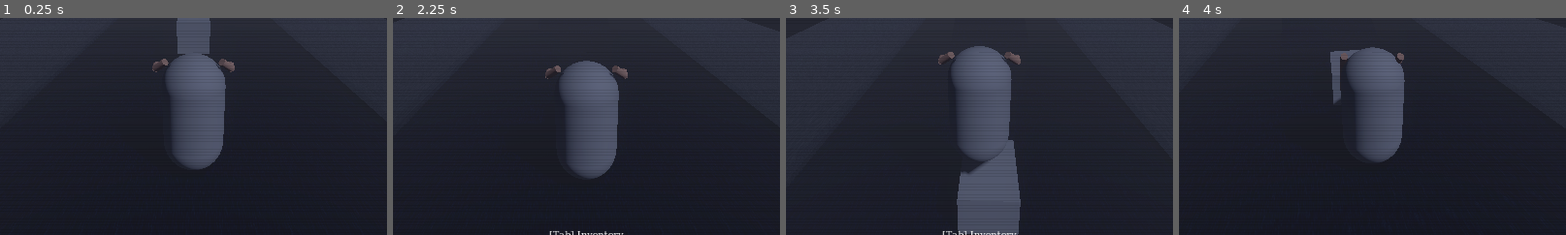
Above: before the commit, frames 1-4 (left to right).
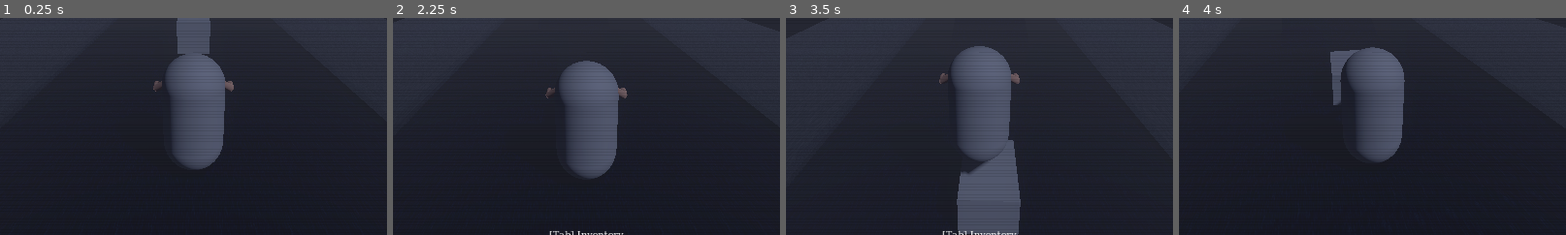
Above: after the commit, the same moments.

Repository: miles5g/paletero
Game: Godot game, scene res://world.tscn
Same seed, same stepped clock (60 frames per second), same inputs: the game is played once before the commit and once after it.
Inputs (mouse positions are % of the whole screen's width and height, from its top left):
- Up to frame 1 (0.25 s): no input
- Up to frame 2 (2.25 s): move the mouse to (55, 50) at 0.52 s; hold Ctrl (crouch) 0.53-1.28 s; hold W (move_forward) from 0.53 s (still down); click (55, 50) at 0.67 s; tap Space (jump) at 0.77, 1.52 s; move the mouse to (45, 50) at 1.27 s; tap E (interact) at 1.35 s; move the mouse to (52, 48) at 2.02 s; hold Shift (sprint) from 2.03 s (still down)
- Up to frame 3 (3.5 s): keep holding W (move_forward); tap Enter at 2.75 s; move the mouse to (49, 52) at 2.77 s; release Shift (sprint) at 2.78 s; tap Ctrl (crouch) at 2.85 s; click (49, 52) at 2.92 s; tap Space (jump) at 3.02 s
- Up to frame 4 (4 s): keep holding W (move_forward); move the mouse to (57, 51) at 3.52 s; tap E (interact) at 3.6 s; tap Space (jump) at 3.77 s
The pictures show only the part of the screen within x 25-75%, y 42-92%; the shares and areas given below are measured in that part.

The runs differ from the first frame. In frame 1, 0.4% of the frame differs, in the area x 39-61%, y 18-34%; in frame 2, 0.4%; in frame 3, 0.4%, in the area x 39-61%, y 15-31%; in frame 4, 0.2%.

Commit message:
Lower shared arm anchors to chest height for cart and free poses.
Adjust shoulder anchor offsets so the unified arm rig sits mid-torso while preserving existing punch and cart-grab animation behavior.

Co-authored-by: Cursor <cursoragent@cursor.com>

Diff:
--- a/player.gd
+++ b/player.gd
@@ -175,8 +175,8 @@
 		right = Vector3.RIGHT
 	right = right.normalized()
 	var up := b.y.normalized()
-	var left_shoulder := global_position + b * Vector3(-0.42, 0.92 + bob_y, 0.08)
-	var right_shoulder := global_position + b * Vector3(0.42, 0.92 + bob_y, 0.08)
+	var left_shoulder := global_position + b * Vector3(-0.42, 0.58 + bob_y, 0.08)
+	var right_shoulder := global_position + b * Vector3(0.42, 0.58 + bob_y, 0.08)
 	var left_punch_amt := clampf(-_left_punch_z / 0.19, 0.0, 1.0)
 	var right_punch_amt := clampf(-_right_punch_z / 0.19, 0.0, 1.0)
 	var left_hand := left_shoulder + fwd * (0.34 + left_punch_amt * 0.28) + right * -0.18 + up * -0.19
@@ -552,8 +552,8 @@
 	if _push_arm_l == null or _push_arm_r == null or _push_forearm_l == null or _push_forearm_r == null:
 		return
 	var b := global_transform.basis
-	var left_shoulder := global_position + b * Vector3(-0.42, 0.92, 0.08)
-	var right_shoulder := global_position + b * Vector3(0.42, 0.92, 0.08)
+	var left_shoulder := global_position + b * Vector3(-0.42, 0.58, 0.08)
+	var right_shoulder := global_position + b * Vector3(0.42, 0.58, 0.08)
 	var handle_gp: Vector3
 	var hz := current_cart.get_node_or_null("HandleZone") as Node3D
 	if hz != null and hz.is_inside_tree():
